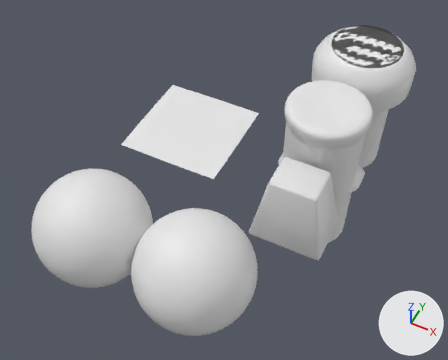
The FBX model Assets/Game/VisualEffects/vfx_objects.fbx: old version first, new version second.
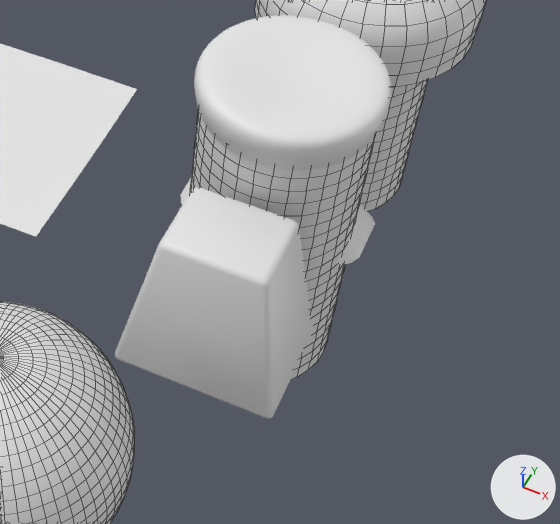
Old and new are each drawn whole from a camera (50 mm lens) standing at (2.84, -11.42, 12.55) and looking at (-1.62, -2.49, 1.4) and again close up on the part from 44% to 100% of the width and 20% to 86% of the height. The axes (+X, +Y, +Z) are drawn at lower right. The lights are the same throughout. The older version's two pictures come first. The close-ups show mesh edges as thin lines.

In view in the first close-up: 'vfx_block', 'vfx_ocean', 'vfx_sphere_uv', 'vfx_water_tube', 'vfx_water_tube_2', 'vfx_water_tube_2_cap', 'vfx_water_tube_cap', 'vfx_wave'.
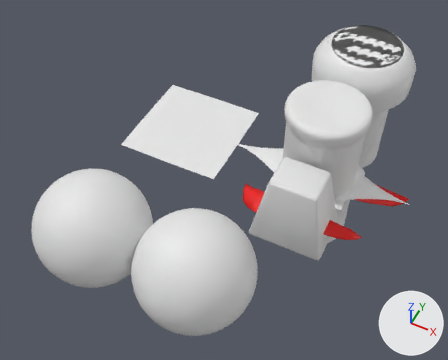
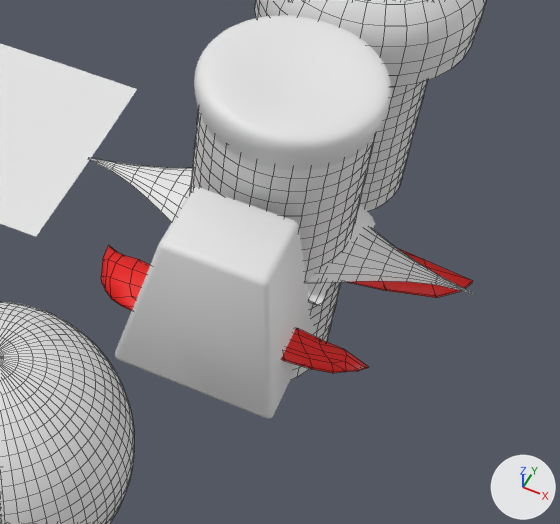
Where the change shows, as pixel boxes (x1, y1, x2, y2) in the close-ups (560 x 524 px):
'vfx_eye', added: after (90, 158, 474, 294)
'vfx_feather.001', added: after (101, 245, 369, 373)
'vfx_feather', added: after (349, 247, 473, 298)
'vfx_slash_plane', added: after (306, 280, 332, 306)

The change, as a diff of the scene's bpy script:
```diff
--- a/Assets/Game/VisualEffects/vfx_objects.fbx.py
+++ b/Assets/Game/VisualEffects/vfx_objects.fbx.py
@@ mat_material @@
+mat_material = principled_material('Material')
+mat_material.base_color = (0.8, 0.00144, 0.0)  # red #e70500
@@ mat_material_001 @@
+mat_material_001 = principled_material('Material.001')
+mat_material_001.base_color = (0.8, 0.8, 0.8)  # white #e7e7e7
@@ me_circle_001 @@
+me_circle_001.from_pydata(...)  # 106 vertices, 103 faces; spans x -1.58..2.48, y -0.6..0.64, z -0.06..0.06
+# faces by material slot: [44, 59]
+me_circle_001.materials.append(mat_material_001)  # white #e7e7e7
+me_circle_001.materials.append(mat_material)  # red #e70500
@@ me_mesh @@
+me_mesh.from_pydata(...)  # 209 vertices, 184 faces; spans x -2.55..2.55, y -0.97..0.97, z 0.0..0.27
@@ me_circle_004 @@
+me_circle_004.from_pydata(...)  # 138 vertices, 141 faces; spans x -1.71..1.68, y -0.65..0.39, z -0.41..0.22
+me_circle_004.materials.append(mat_material)  # red #e70500
@@ me_plane_001 @@
+me_plane_001.from_pydata(...)  # 49 vertices, 40 faces; spans x -1.0..1.0, y -0.96..0.0, z -0.02..0.02
@@ ob_vfx_feather @@
+ob_vfx_feather = bpy.data.objects.new('vfx_feather', me_circle_001)
+ob_vfx_feather.location = (0.0, 0.0, 0.0)
@@ ob_vfx_eye @@
+ob_vfx_eye = bpy.data.objects.new('vfx_eye', me_mesh)
+ob_vfx_eye.location = (0.0, 0.0, 0.0)
@@ ob_vfx_feather_001 @@
+ob_vfx_feather_001 = bpy.data.objects.new('vfx_feather.001', me_circle_004)
+ob_vfx_feather_001.location = (0.07, -1.49, 0.0)
@@ ob_vfx_slash_plane @@
+ob_vfx_slash_plane = bpy.data.objects.new('vfx_slash_plane', me_plane_001)
+ob_vfx_slash_plane.location = (0.0, 0.0, 0.0)
```
